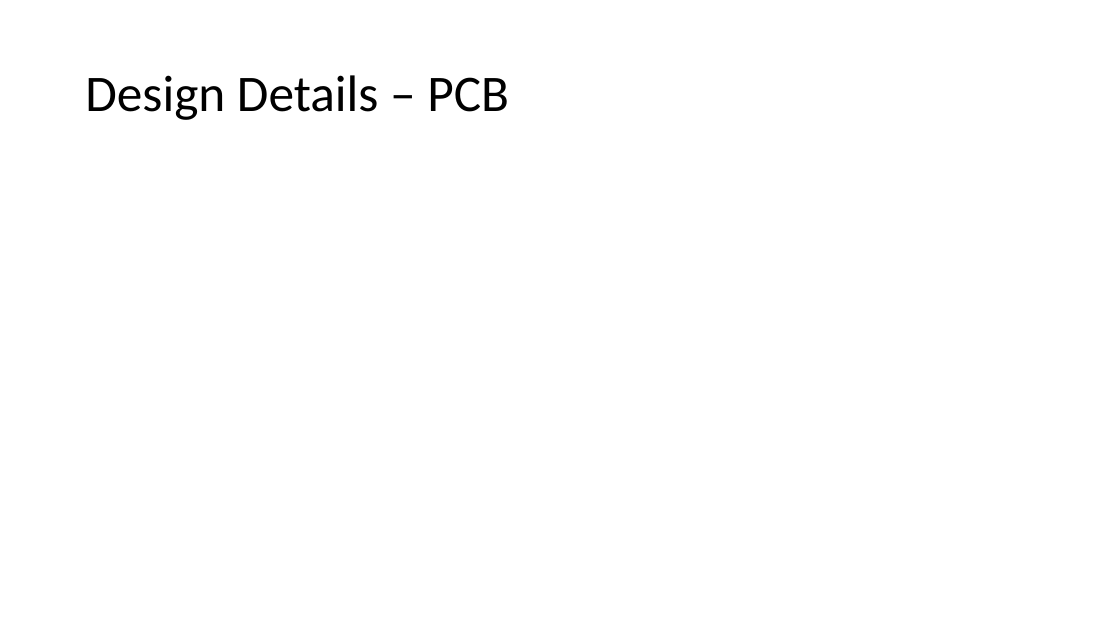
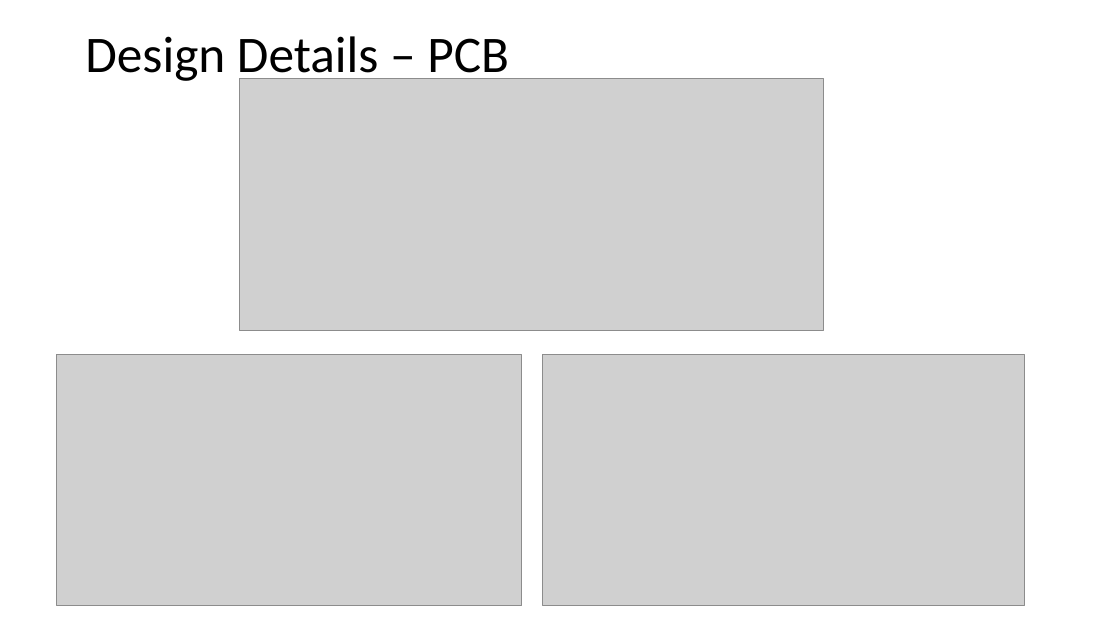
Before and after one commit to SolidEkans/Flux-Capacitors, a slide deck: slide 9 of DESIGN_DOCUMENTATION/Critical_Design_Review.Flux_Capacitors.pptx. Drawn at 1120x630 pixels with LibreOffice and Linux fonts; fonts in the diff are those of the drawing; grey boxes stand for pictures. Boxes give left, top, right and bottom in pixels: in the first picture for what was removed or moved away, otherwise in the second. Text is boxed around its words. In the diff, an @@ line names an element or a change of style, - is before the commit and + after.

```diff
--- a/DESIGN_DOCUMENTATION/Critical_Design_Review.Flux_Capacitors.pptx
+++ b/DESIGN_DOCUMENTATION/Critical_Design_Review.Flux_Capacitors.pptx
@@ title "Design Details – PCB" rewrapped from box(85, 75, 509, 120) to box(85, 36, 509, 85) @@
@@ picture added at box(239, 78, 823, 330) @@
@@ picture added at box(57, 355, 523, 606) @@
@@ picture added at box(543, 355, 1024, 606) @@
```
Also in this commit, not shown: 1 other slide changed.
